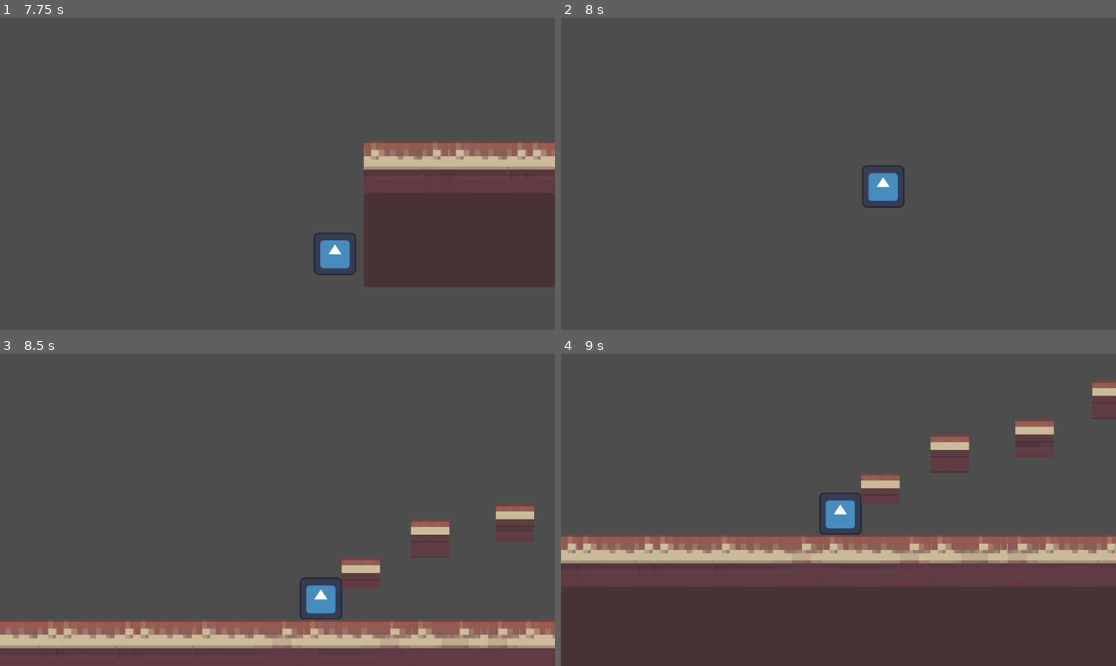
Above: before the commit, frames 1-4 (two rows, left to right).
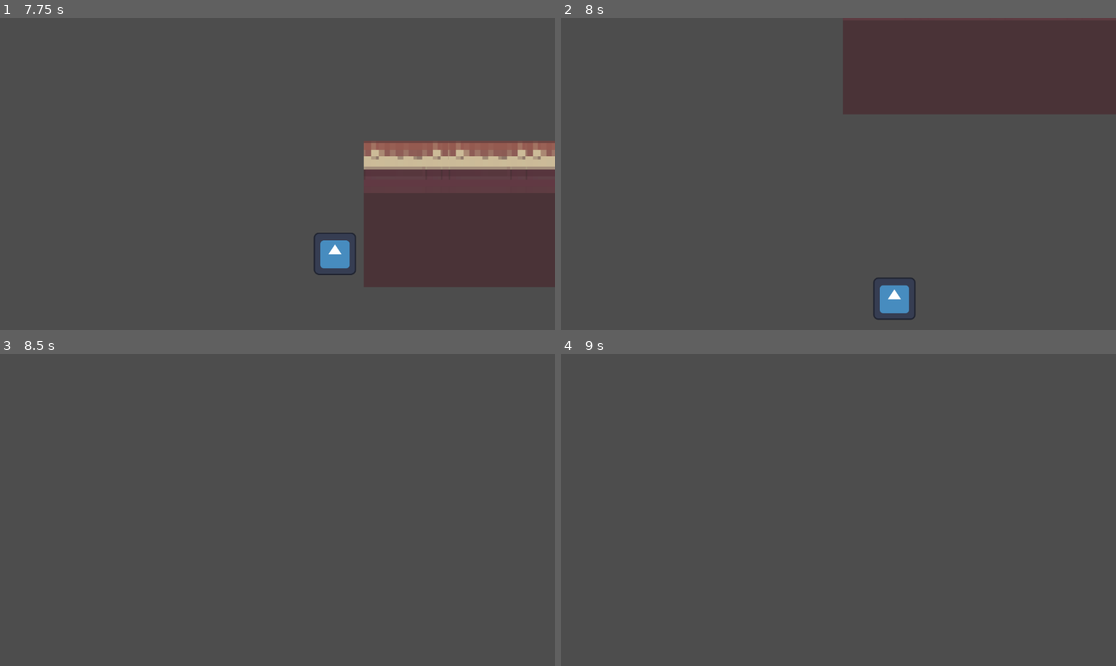
Above: after the commit, the same moments.

Repository: hiralsinghal/first-platformer
Game: Godot game, scene res://main.tscn
Same seed, same stepped clock (60 frames per second), same inputs: the game is played once before the commit and once after it. The engine's default icon, where the game draws it, is replaced by a stand-in: a white triangle on a blue panel in a dark square.
Inputs:
- Up to frame 1 (7.75 s): tap Enter at 0.5 s; hold D (right) 0.53-2.03 s; tap Alt every 1.5 s from 0.6 to 6.6 s; tap Space (jump) at 0.77, 1.52, 3.02, 3.77, 4.52, 6.02, 6.77, 7.52 s; tap Shift every 1.5 s from 1.35 to 7.35 s; hold A (left) 2.03-2.78 s; hold D (right) 2.78-4.28 s; hold A (left) 4.28-5.03 s; hold D (right) 5.03-5.78 s; hold A (left) 5.78-7.28 s; hold D (right) from 7.28 s (still down)
- Up to frame 2 (8 s): keep holding D (right)
- Up to frame 3 (8.5 s): keep holding D (right); tap Alt at 8.1 s
- Up to frame 4 (9 s): keep holding D (right); tap Shift at 8.85 s

Frame 1 is identical in both runs. In frame 2, 16% of the frame differs, in the area x 50-100%, y 0-97%; in frame 3, 11%; in frame 4, 37%, in the area x 0-100%, y 8-100%.

Commit message:
readme, removed smt from the script

Diff:
--- a/player.gd
+++ b/player.gd
@@ -23,7 +23,3 @@
 		velocity.x = move_toward(velocity.x, 0, SPEED)
 
 	move_and_slide()
-
-
-func _on_fallzone_body_entered(body):
-	get_tree().reload_current_scene()
